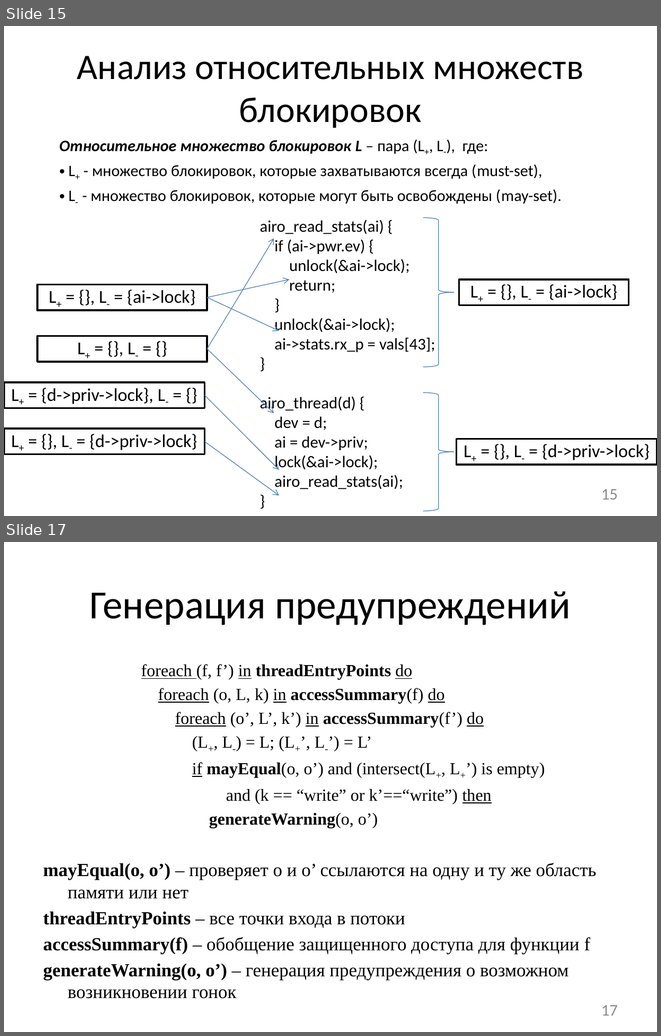
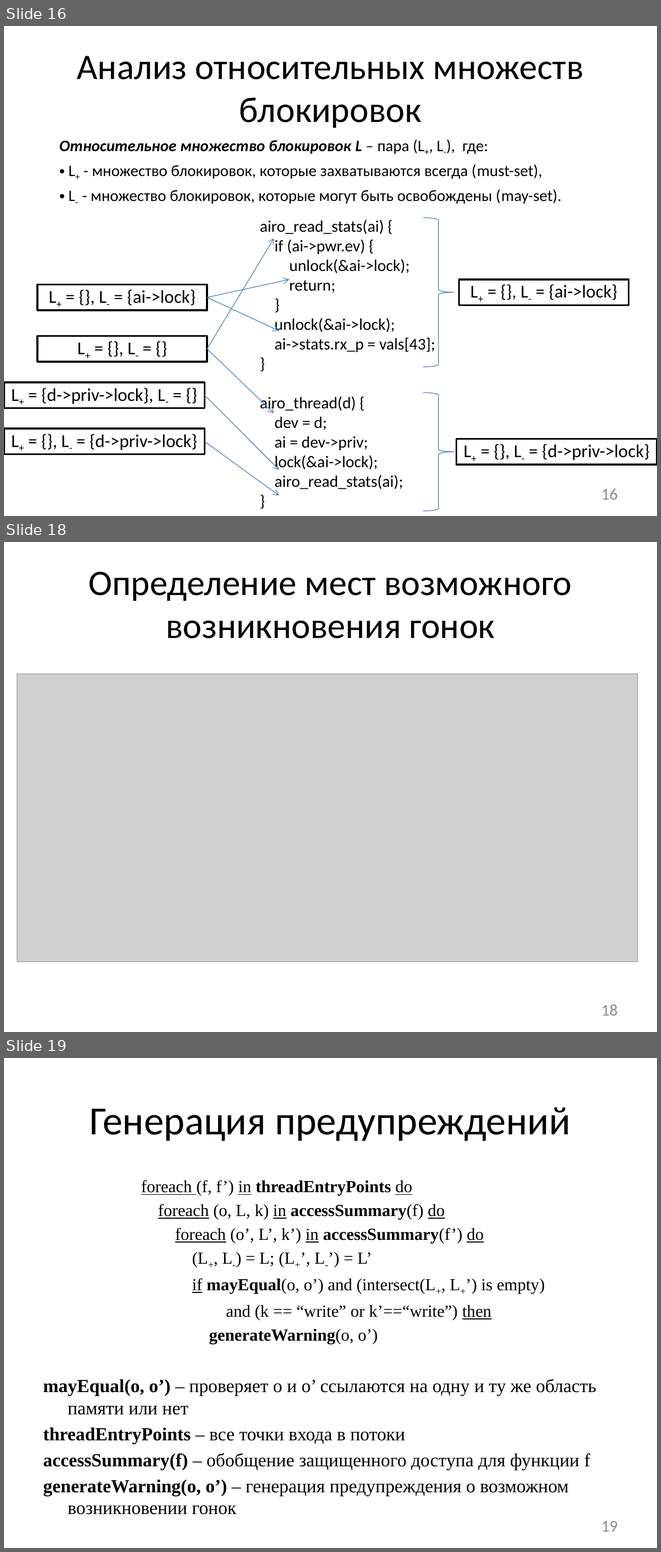
Before and after one commit to afrolovskiy/diplom, a slide deck: presentations/diplom/static race detection.pptx. Shown one above the other, each under a label of ours: slides 15 and 17 before the commit, slides 16, 18 and 19 after it; the slides between them are not shown. The pictures are 661x1036 and 661x1552 pixels, drawn with LibreOffice and Linux fonts; fonts in the diff are those of the drawing; grey boxes stand for pictures. Boxes give left, top, right and bottom in pixels: in the first picture for what was removed or moved away, otherwise in the second. Text is boxed around its words. In the diff, an @@ line names an element or a change of style, - is before the commit and + after.

```diff
--- a/presentations/diplom/static race detection.pptx
+++ b/presentations/diplom/static race detection.pptx
@@ slide 18 added at (4, 542, 657, 1032), background #FFFFFF @@
@@ title added at (88, 572, 572, 638), 39.6 pt, text #000000 @@
+Определение мест возможного возникновения гонок
@@ picture added at (17, 674, 638, 962) @@
@@ page number added at (601, 1004, 618, 1015), 18 pt, text #8C8C8C @@
+18
@@ what was slide 15 is now slide 16 @@
@@ page number at (601, 488, 618, 499): text changed @@
-15
+16
@@ what was slide 17 is now slide 19 @@
@@ page number at (601, 1521, 618, 1531): text changed @@
-17
+19
```
Also in this commit, not shown: 2 slides changed, 1 other slide added, 2 other files.
